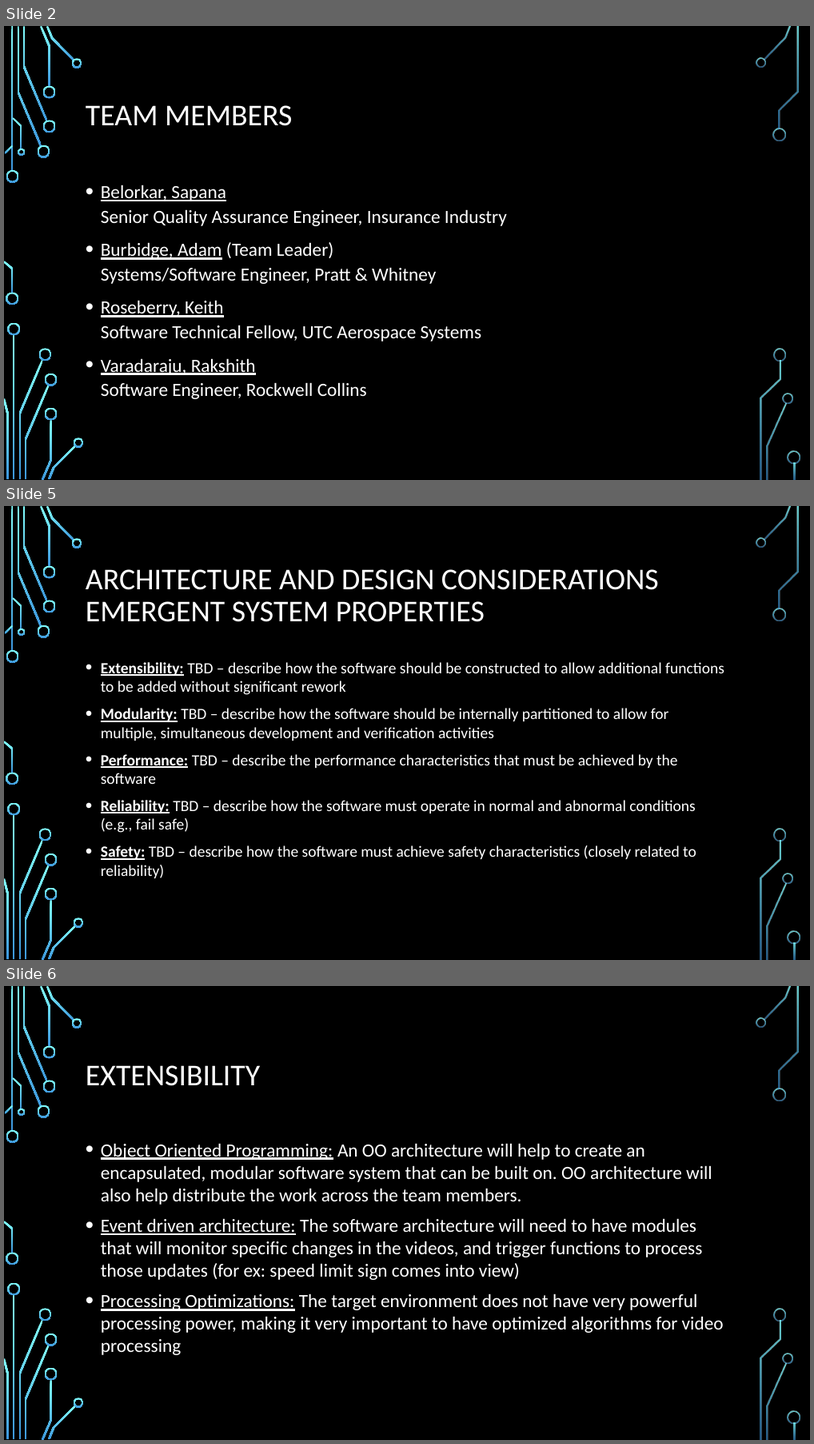
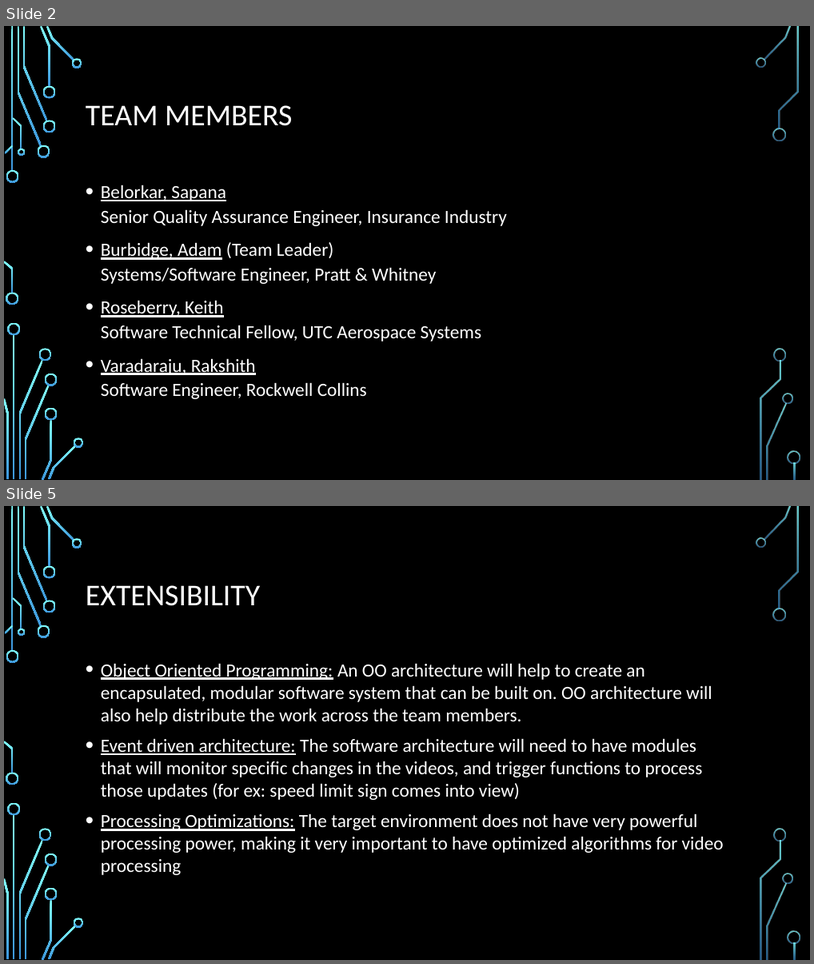
Before and after one commit to Scarabyte/SSW690-Project, a slide deck: docs/Presentations/Computer Vision Driving Aids Project Overview.pptx. Shown one above the other, each under a label of ours: slides 2, 5 and 6 before the commit, slides 2 and 5 after it; the slides between them are not shown. The pictures are 814x1444 and 814x964 pixels, drawn with LibreOffice and Linux fonts; fonts in the diff are those of the drawing; background and template pictures are left out. Boxes give left, top, right and bottom in pixels: in the first picture for what was removed or moved away, otherwise in the second. Text is boxed around its words. In the diff, an @@ line names an element or a change of style, - is before the commit and + after.

Commit message:
Added system diagram, safety & reliability
Also made some minor changes - included Android as an alternate platform. Added our team name and (hopefully) funny graphic as a conclusion. Completed #2, #6 and #7 tasks.

```diff
--- a/docs/Presentations/Computer Vision Driving Aids Project Overview.pptx
+++ b/docs/Presentations/Computer Vision Driving Aids Project Overview.pptx
@@ slide 5 removed at (4, 506, 810, 960), background picture (left out); not listed: 36 template elements that a slide beside it also shows @@
@@ title removed at (86, 569, 659, 622) @@
-ARCHITECTURE AND DESIGN CONSIDERATIONS
-EMERGENT SYSTEM PROPERTIES
@@ text removed at (101, 662, 725, 878) @@
-• Extensibility: TBD – describe how the software should be constructed to allow additional functions to be added without significant rework
-• Modularity: TBD – describe how the software should be internally partitioned to allow for multiple, simultaneous development and verification activities
-• Performance: TBD – describe the performance characteristics that must be achieved by the software
-• Reliability: TBD – describe how the software must operate in normal and abnormal conditions (e.g., fail safe)
-• Safety: TBD – describe how the software must achieve safety characteristics (closely related to reliability)
@@ what was slide 6 is now slide 5 @@
```
Also in this commit, not shown: 4 slides changed, 2 slides added.
